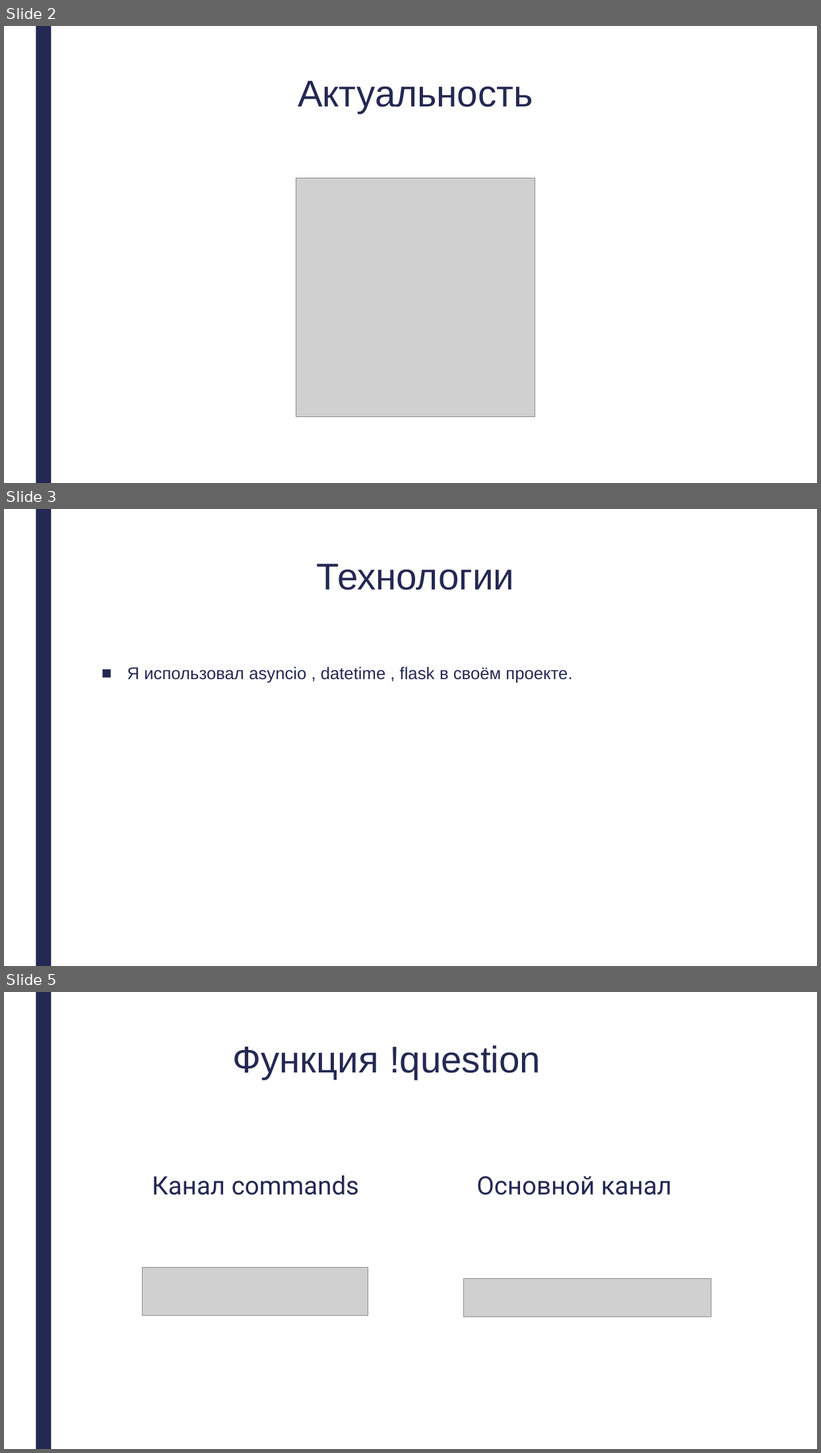
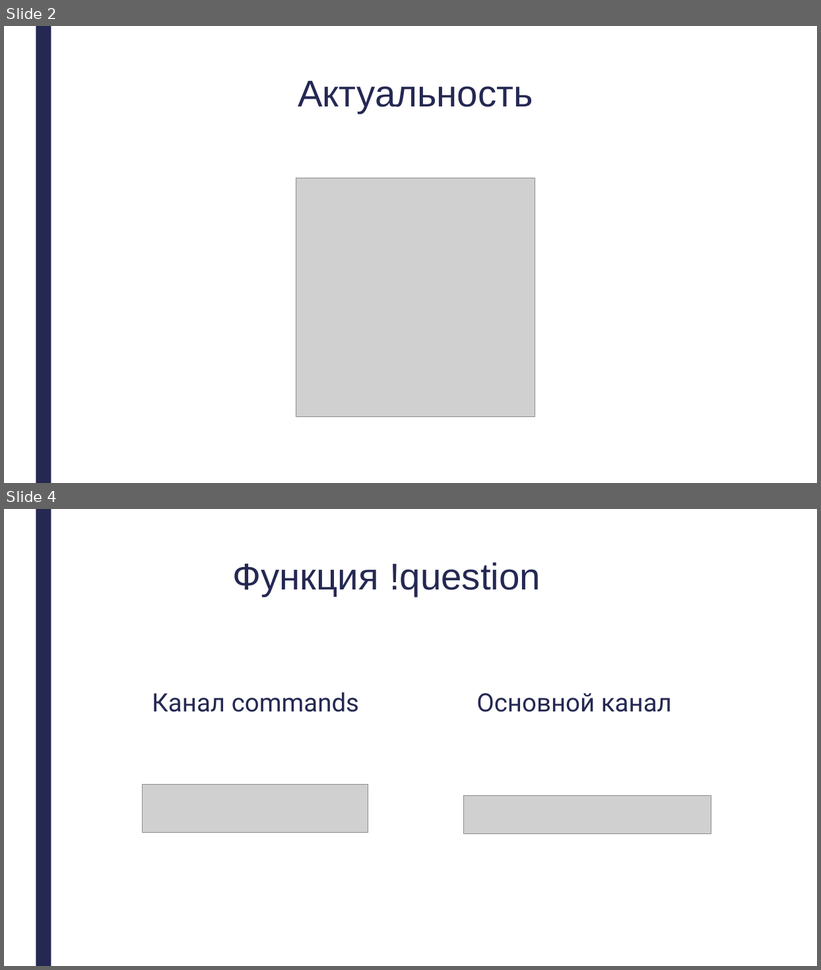
Before and after one commit to misantrhope13/discord_bot, a slide deck: data/Защита проекта/Презентация.pptx. Shown one above the other, each under a label of ours: slides 2, 3 and 5 before the commit, slides 2 and 4 after it; the slides between them are not shown. The pictures are 821x1453 and 821x970 pixels, drawn with LibreOffice and Linux fonts; fonts in the diff are those of the drawing; grey boxes stand for pictures. Boxes give left, top, right and bottom in pixels: in the first picture for what was removed or moved away, otherwise in the second. Text is boxed around its words. In the diff, an @@ line names an element or a change of style, - is before the commit and + after.

```diff
--- a/data/Защита проекта/Презентация.pptx
+++ b/data/Защита проекта/Презентация.pptx
@@ slide 3 removed at (4, 509, 817, 966), background #FFFFFF; not listed: 1 template element that a slide beside it also shows @@
@@ title removed at (317, 564, 515, 590) @@
-Технологии
@@ text removed at (127, 667, 572, 683) @@
-■ Я использовал asyncio , datetime , flask в своём проекте.
@@ what was slide 5 is now slide 4 @@
```
Also in this commit, not shown: 3 slides changed, 2 slides added, 2 other slides removed, 1 other file.
